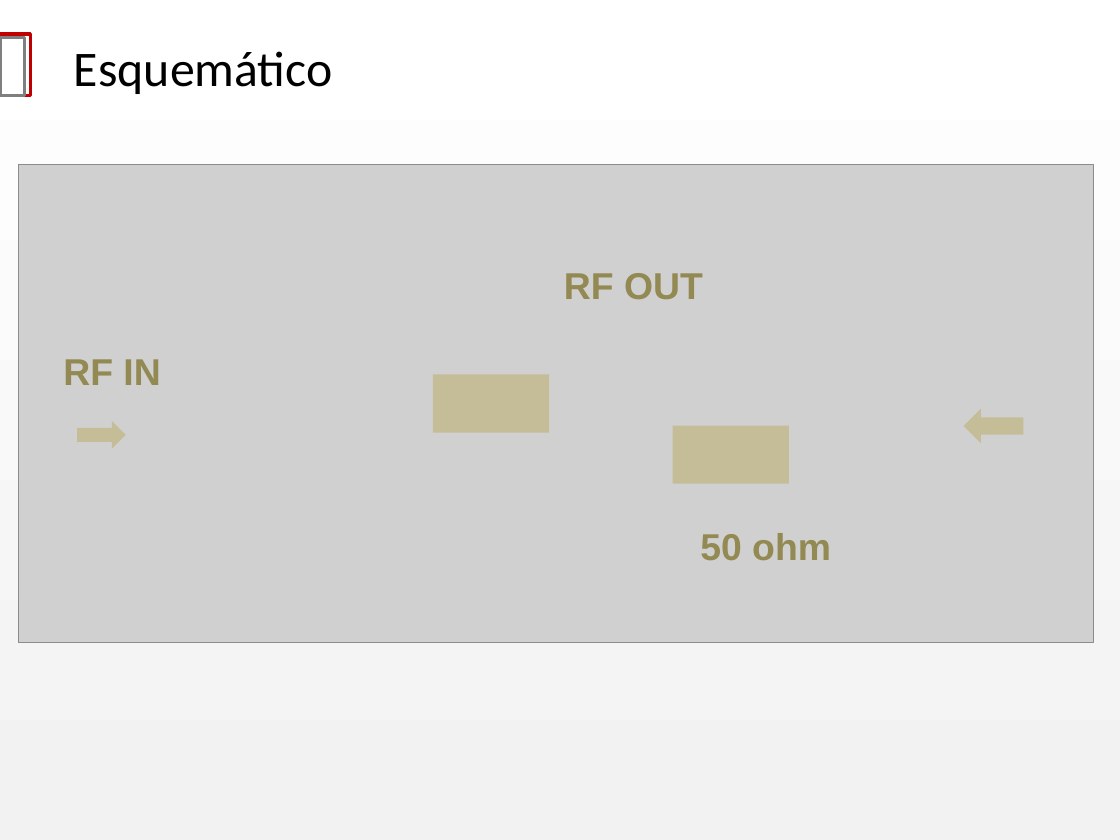
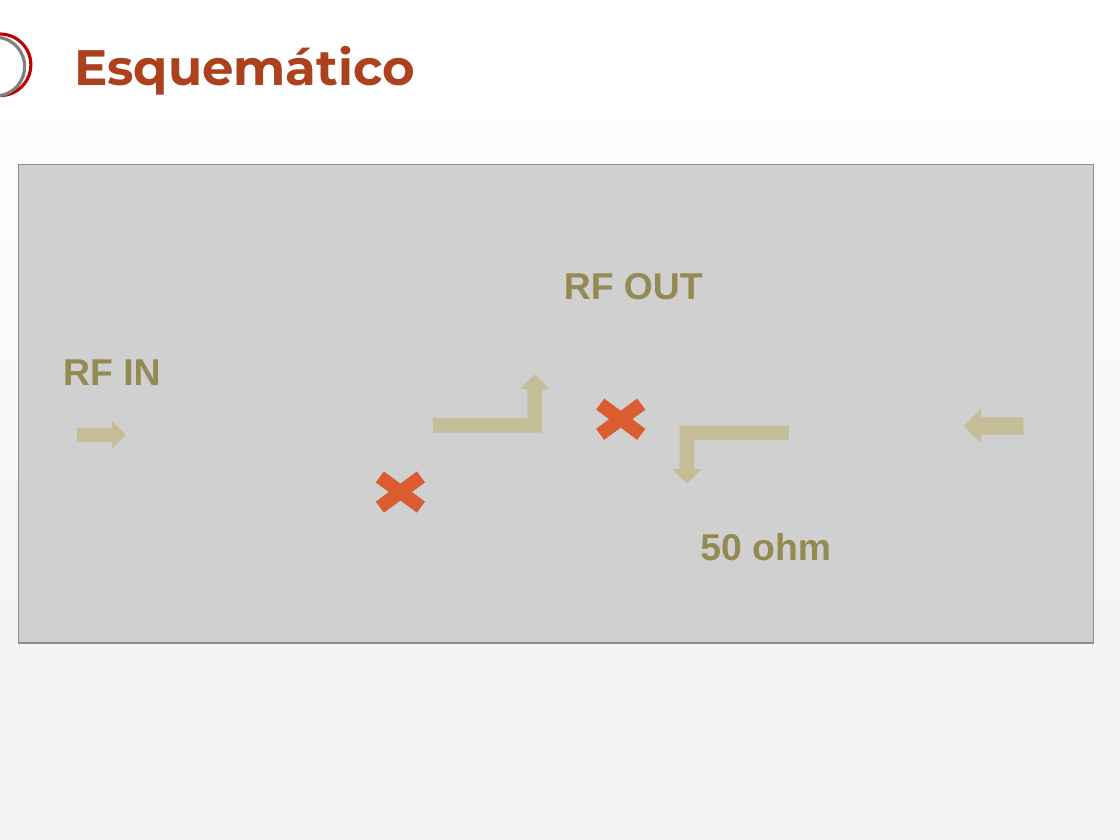
Before and after one commit to akukulanski/RF_Switch_3GHz, a slide deck: slide 5 of Presentación/RF Switch.pptx. Drawn at 1120x840 pixels with LibreOffice and Linux fonts; fonts in the diff are those of the drawing; grey boxes stand for pictures; background and template pictures are left out. Boxes give left, top, right and bottom in pixels: in the first picture for what was removed or moved away, otherwise in the second. Text is boxed around its words. In the diff, an @@ line names an element or a change of style, - is before the commit and + after.

```diff
--- a/Presentación/RF Switch.pptx
+++ b/Presentación/RF Switch.pptx
@@ title "Esquemático" at [74, 46, 415, 95]: font Calibri to Montserrat, text colour #000000 to #AC411D, bold on; line spacing 1 to 0.9 @@
@@ rectangle removed at [0, 34, 31, 95] @@
@@ rectangle removed at [0, 38, 25, 96] @@
@@ freeform shape added at [0, 34, 31, 95], outline #C00000 2 pt @@
@@ freeform shape added at [0, 38, 25, 96], outline #7F7F7F 2 pt @@
@@ bent up arrow at [433, 374, 550, 432]: rectangle to bent up arrow @@
@@ cross added at [581, 390, 661, 448], fill #DC5C31 @@
@@ bent up arrow at [672, 426, 788, 484]: rectangle to bent up arrow @@
@@ cross added at [361, 463, 440, 521], fill #DC5C31 @@
```
Also in this commit, not shown: 14 other slides changed.
